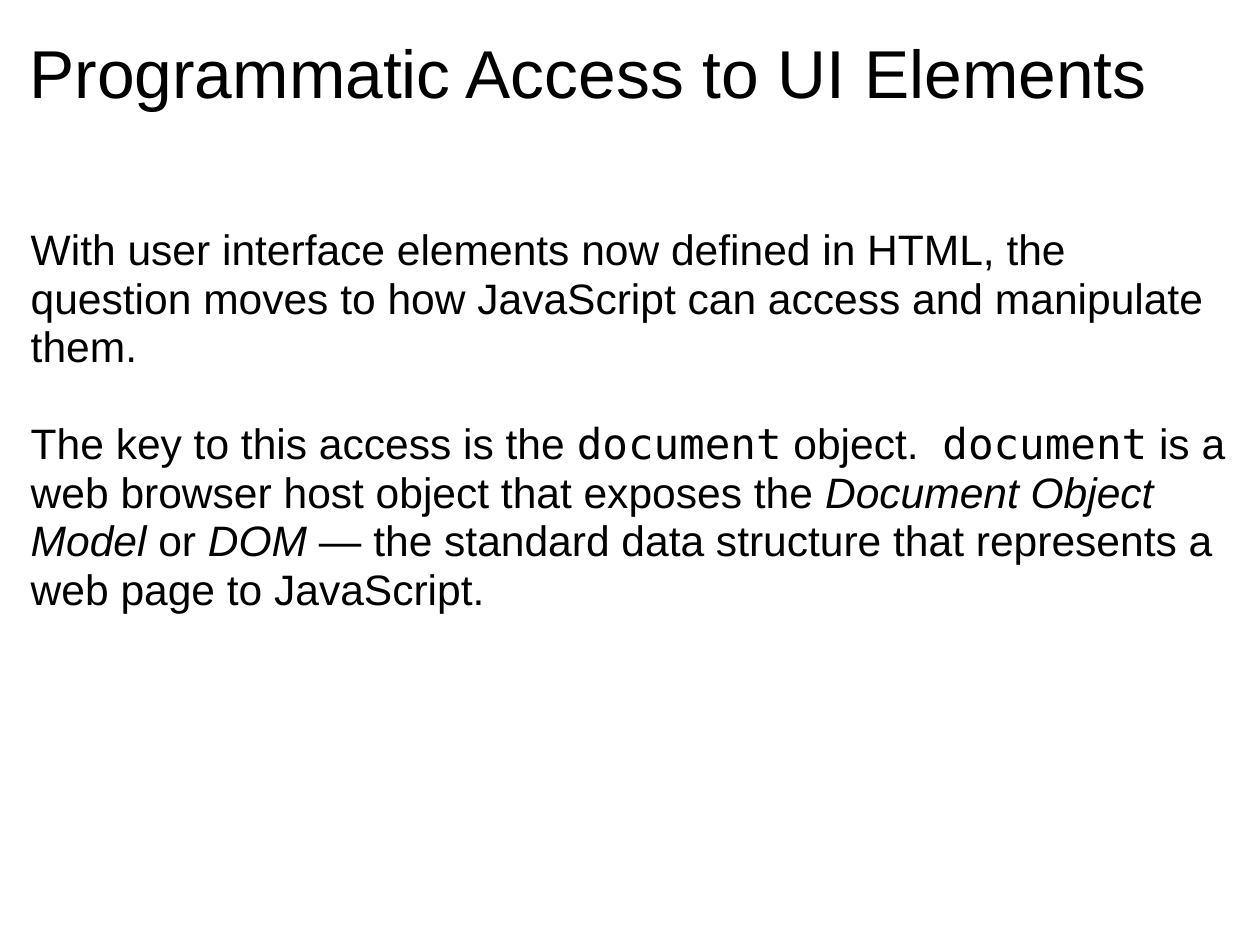
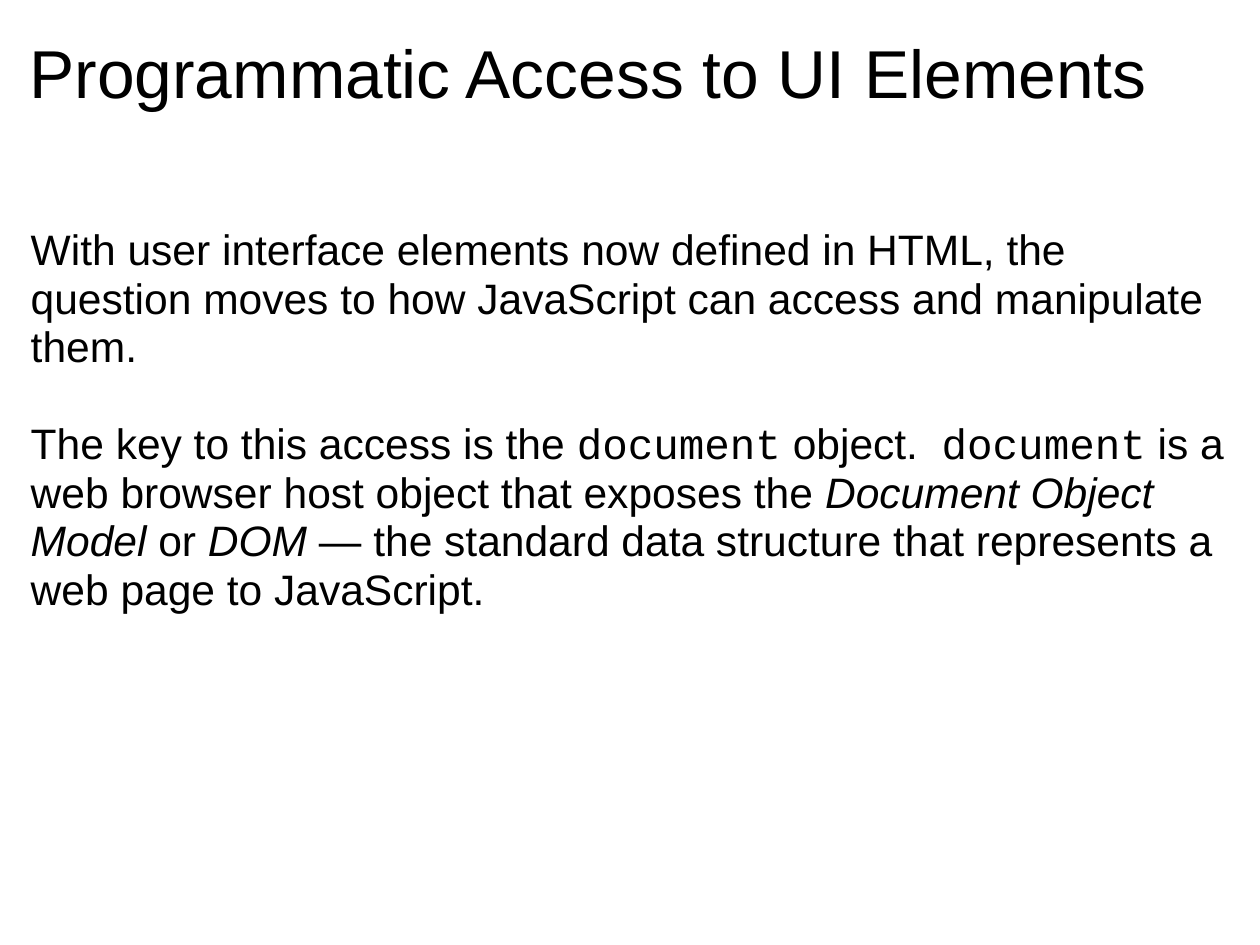
Before and after one commit to dondi/javascript-book, a slide deck: slide 12 of presentations/Chapter_6_Presentation.ppt. Drawn at 1260x945 pixels with LibreOffice and Linux fonts; fonts in the diff are those of the drawing; background and template pictures are left out. Boxes give left, top, right and bottom in pixels: in the first picture for what was removed or moved away, otherwise in the second. Text is boxed around its words. In the diff, an @@ line names an element or a change of style, - is before the commit and + after.

```diff
--- a/presentations/Chapter_6_Presentation.ppt
+++ b/presentations/Chapter_6_Presentation.ppt
@@ text at bbox=[31, 428, 1224, 613]: font DejaVu Sans Mono to Courier New in "document document" @@
```
Also in this commit, not shown: 8 other slides changed, 1 other file.
